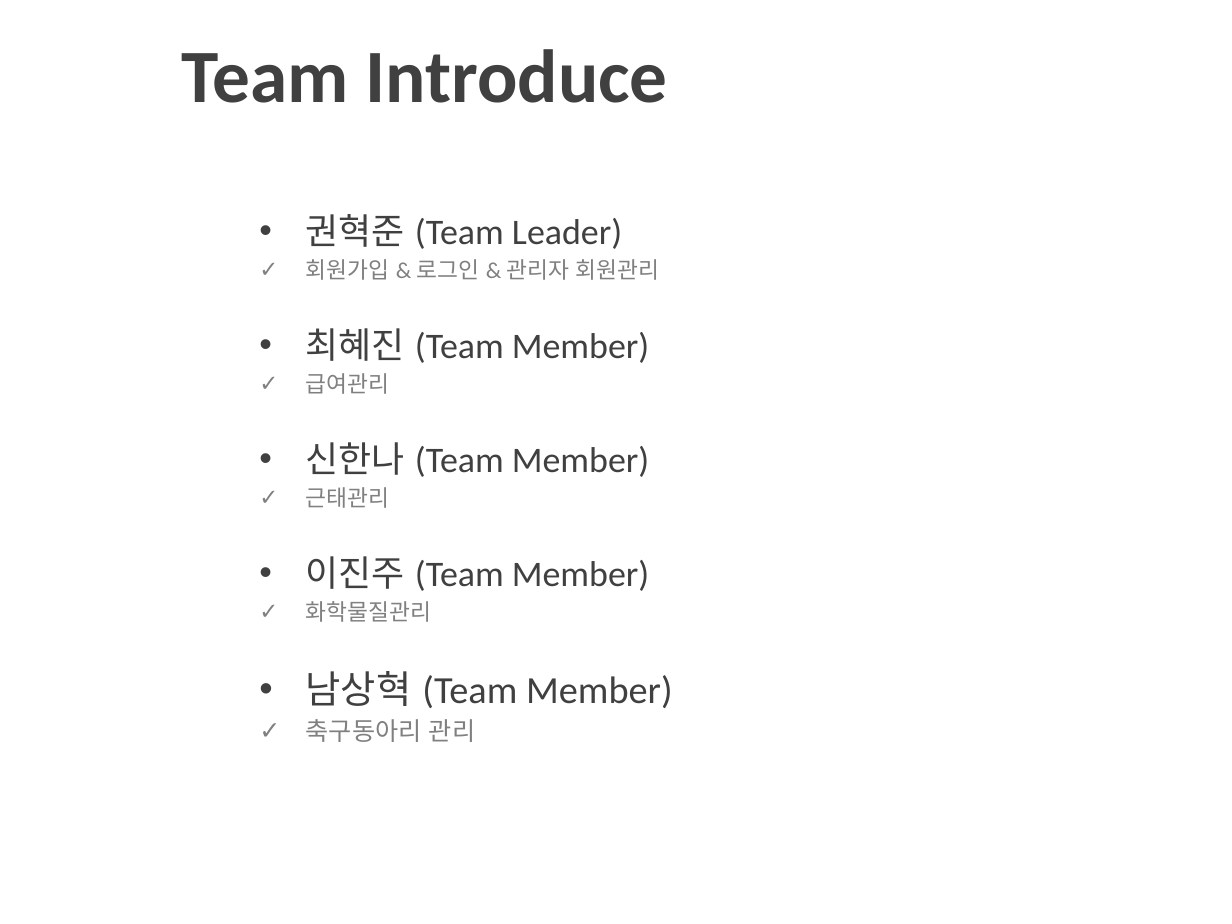
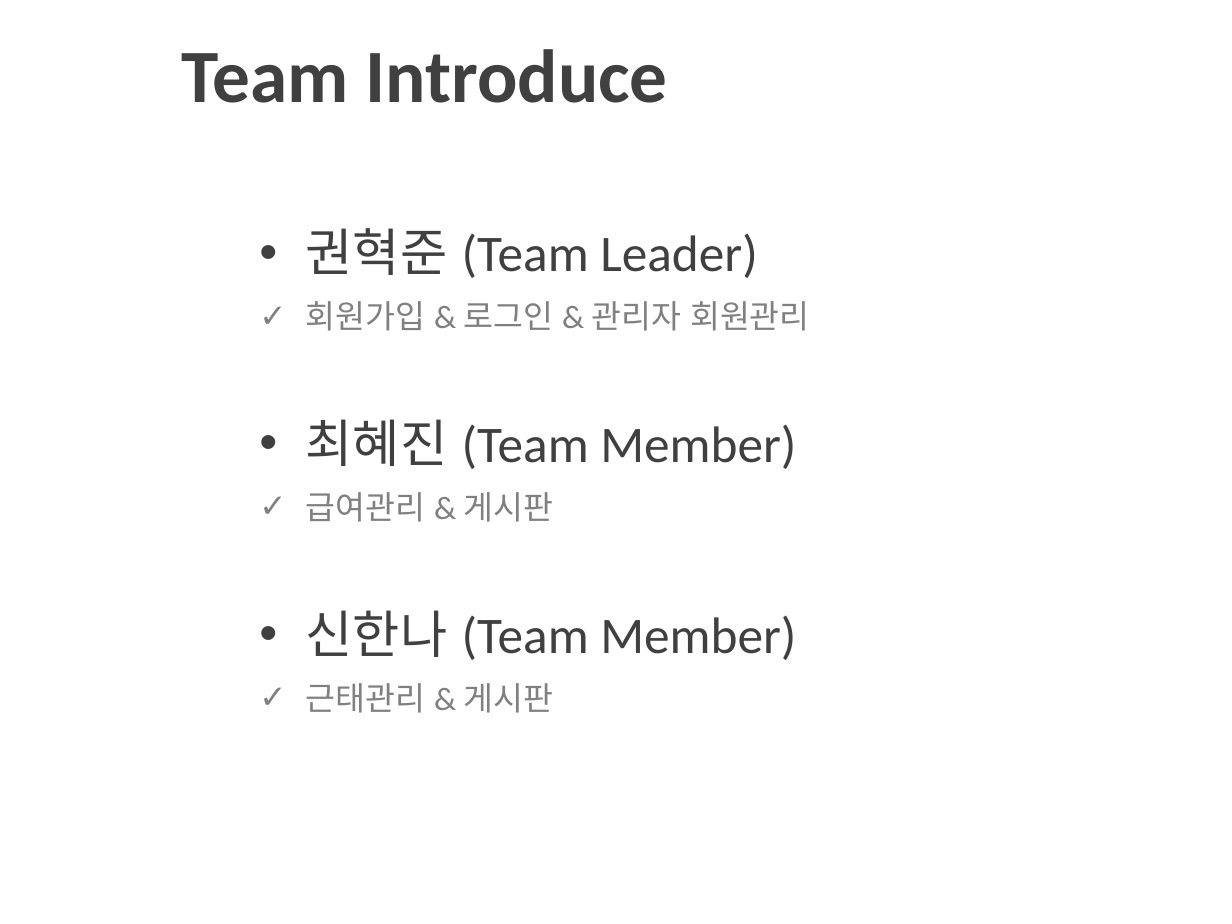
Before and after one commit to itbanked/H_Project, a slide deck: slide 2 of Info/AprilProject_PPT.pptx. Drawn at 1232x924 pixels with LibreOffice and Linux fonts; fonts in the diff are those of the drawing; background and template pictures are left out. Boxes give left, top, right and bottom in pixels: in the first picture for what was removed or moved away, otherwise in the second. Text is boxed around its words. In the diff, an @@ line names an element or a change of style, - is before the commit and + after.

Commit message:
ppt

```diff
--- a/Info/AprilProject_PPT.pptx
+++ b/Info/AprilProject_PPT.pptx
@@ text at bbox=[306, 228, 809, 660]: size 21 to 30 pt in "권혁준 (Team Leader)", "최혜진 (Team Member)", "신한나 (Team Member)"; size 13.3 to 19 pt in "회원가입 & 로그인 & 관리자 회원관리"; line spacing 1 to 1.2; more space between paragraphs @@
@@ text at bbox=[306, 492, 554, 522]: text changed; size 13.3 to 19 pt @@
-✓ 급여관리
+✓ 급여관리 & 게시판
@@ text at bbox=[306, 683, 554, 713]: text changed; size 21 to 19 pt; text colour #404040 to #808080 @@
-✓ 근태관리
-• 이진주 (Team Member)
-✓ 화학물질관리
-• 남상혁 (Team Member)
-✓ 축구동아리 관리
+✓ 근태관리 & 게시판
```
Also in this commit, not shown: 1 other slide changed, 34 other files.
